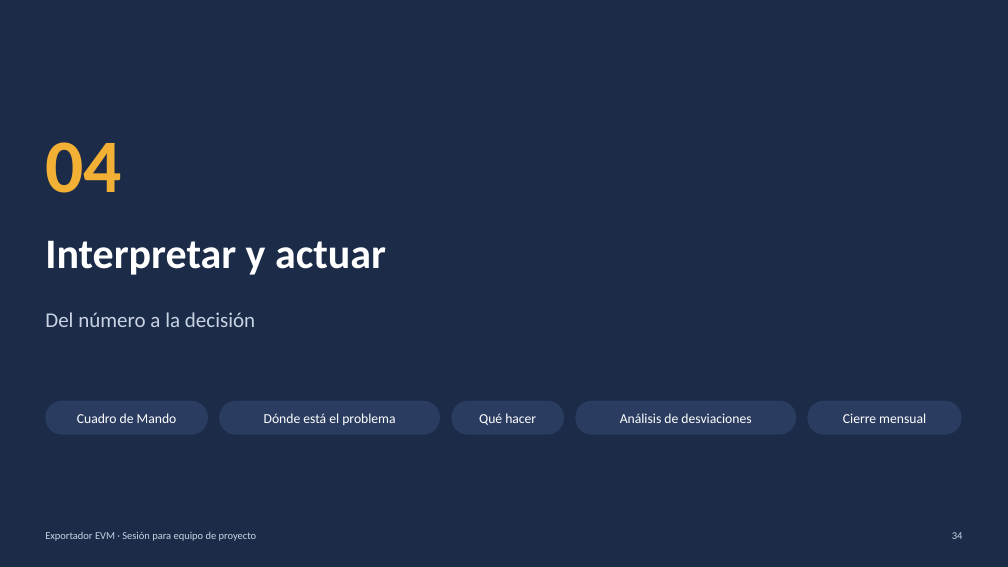
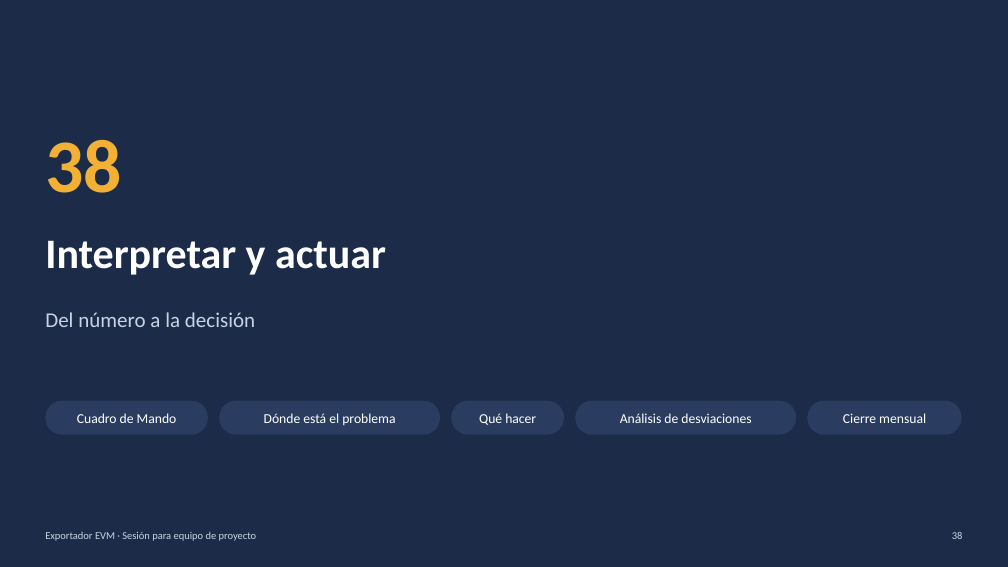
Before and after one commit to MarceloSalazar/evm-automation, a slide deck: slide 38 of docs/presentacion-jefes-de-proyecto.pptx (slide 34 before the commit). Drawn at 1008x567 pixels with LibreOffice and Linux fonts; fonts in the diff are those of the drawing. Boxes give left, top, right and bottom in pixels: in the first picture for what was removed or moved away, otherwise in the second. Text is boxed around its words. In the diff, an @@ line names an element or a change of style, - is before the commit and + after.

```diff
--- a/docs/presentacion-jefes-de-proyecto.pptx
+++ b/docs/presentacion-jefes-de-proyecto.pptx
@@ text at [45,140,122,193]: text changed @@
-04
+38
```
Also in this commit, not shown: 9 other slides changed, 4 slides added, 18 other files.
